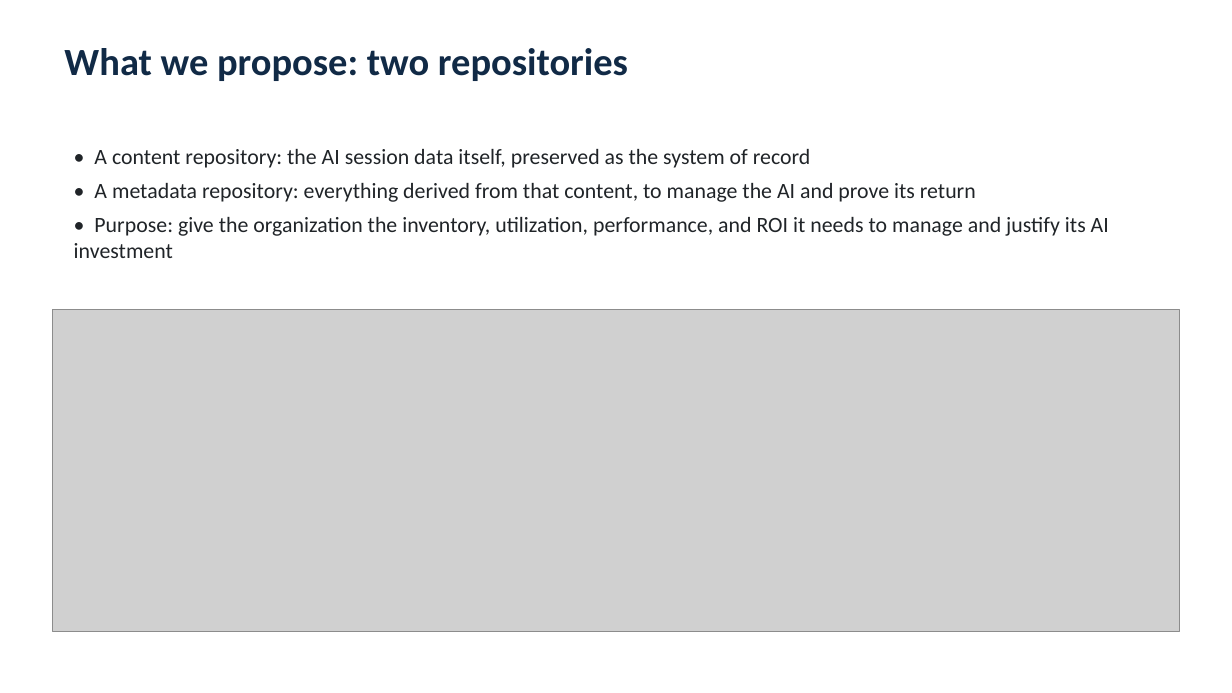
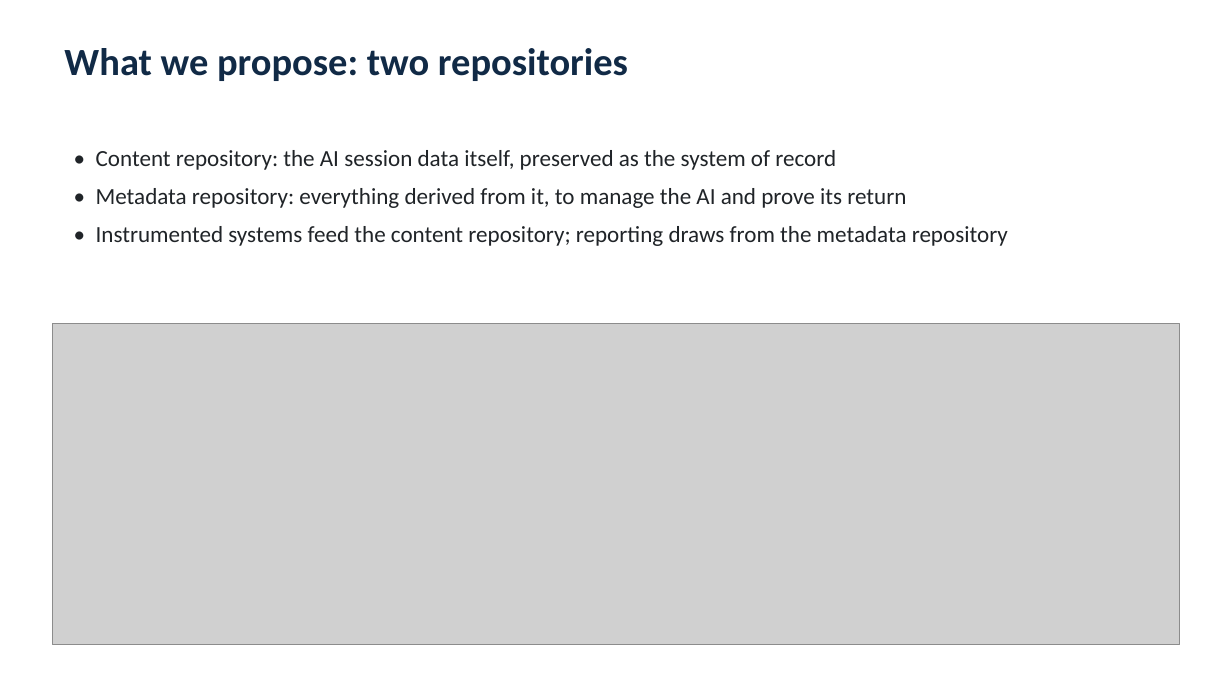
Before and after one commit to yj07538Johnny/Johnny_AI_ML_LLM_experiments_2024, a slide deck: slide 3 of papers/ai-metadata-session-data-repository/AI_Metadata_Repository_Briefing.pptx (slide 4 before the commit). Drawn at 1232x693 pixels with LibreOffice and Linux fonts; fonts in the diff are those of the drawing; grey boxes stand for pictures. Boxes give left, top, right and bottom in pixels: in the first picture for what was removed or moved away, otherwise in the second. Text is boxed around its words. In the diff, an @@ line names an element or a change of style, - is before the commit and + after.

```diff
--- a/papers/ai-metadata-session-data-repository/AI_Metadata_Repository_Briefing.pptx
+++ b/papers/ai-metadata-session-data-repository/AI_Metadata_Repository_Briefing.pptx
@@ text at [96, 150, 1008, 246]: text changed; size 17 to 18 pt @@
-• A content repository: the AI session data itself, preserved as the system of record
-• A metadata repository: everything derived from that content, to manage the AI and prove its return
-• Purpose: give the organization the inventory, utilization, performance, and ROI it needs to manage and justify its AI investment
+• Content repository: the AI session data itself, preserved as the system of record
+• Metadata repository: everything derived from it, to manage the AI and prove its return
+• Instrumented systems feed the content repository; reporting draws from the metadata repository
@@ picture: place and size @@
-picture at [53, 310, 1180, 631]
+picture at [53, 323, 1180, 645]
```
Also in this commit, not shown: 11 other slides changed, 2 slides added, 12 slides removed, 1 other file.
